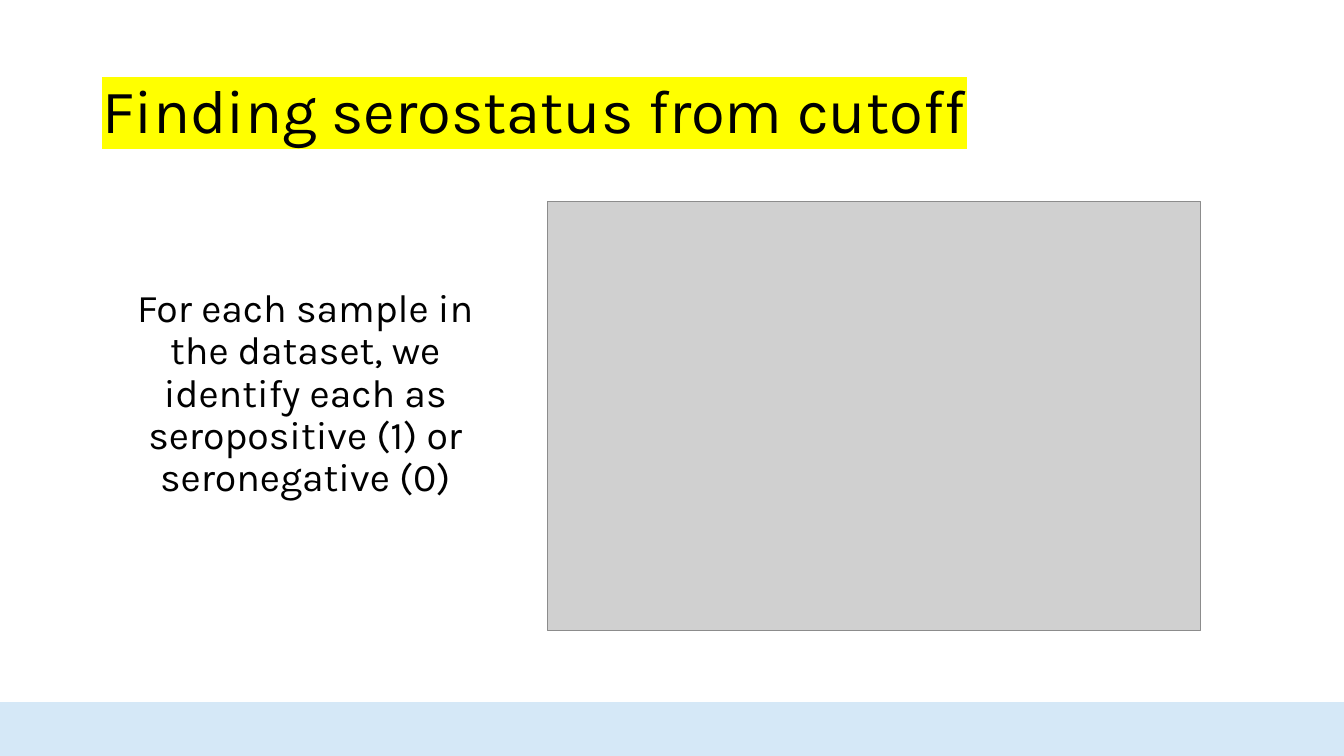
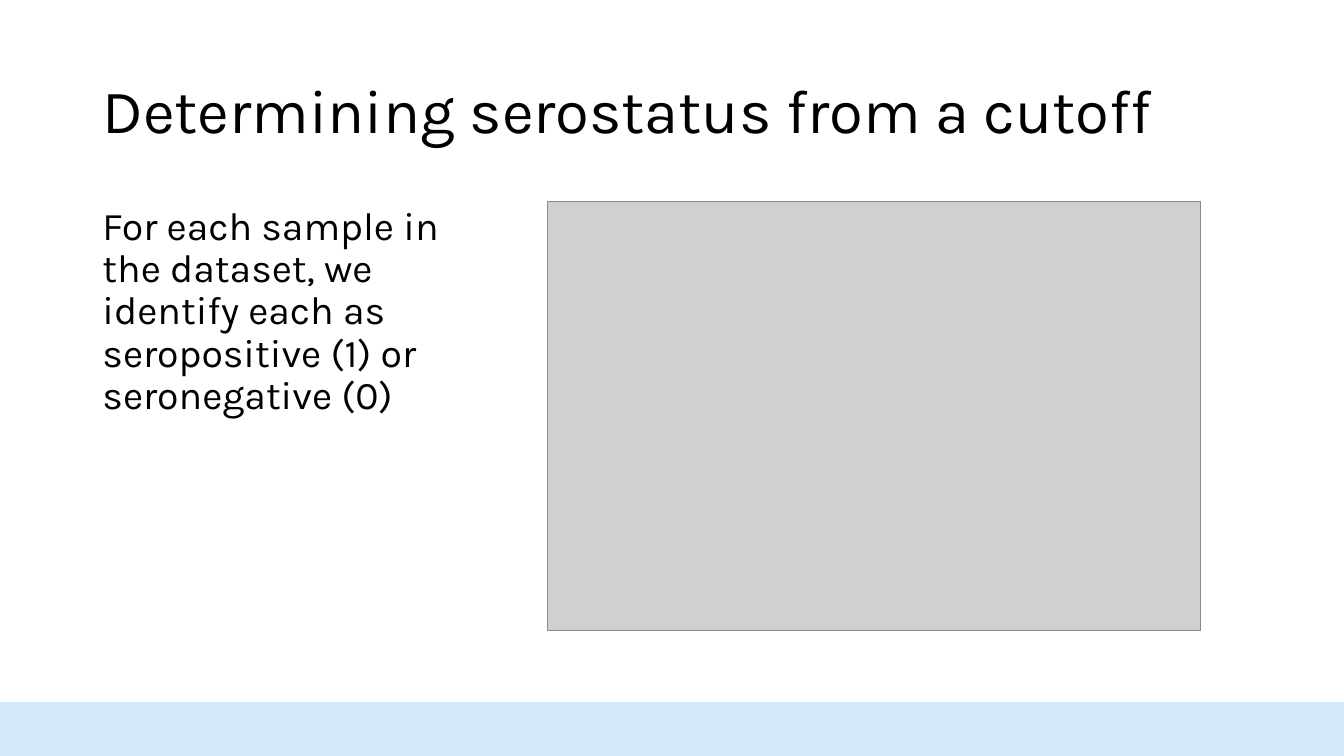
Before and after one commit to HopkinsIDD/seroanalytics_workshop, a slide deck: slide 14 of Lecture 3/Lecture 3 draft v2.pptx. Drawn at 1344x756 pixels with LibreOffice and Linux fonts; fonts in the diff are those of the drawing; grey boxes stand for pictures; background and template pictures are left out. Boxes give left, top, right and bottom in pixels: in the first picture for what was removed or moved away, otherwise in the second. Text is boxed around its words. In the diff, an @@ line names an element or a change of style, - is before the commit and + after.

```diff
--- a/Lecture 3/Lecture 3 draft v2.pptx
+++ b/Lecture 3/Lecture 3 draft v2.pptx
@@ title at [102,90,1152,148]: text changed @@
-Finding serostatus from cutoff
+Determining serostatus from a cutoff
@@ text "For each sample in the ...": place and size @@
-text "For each sample in the ..." at [137,295,473,501]
+text "For each sample in the ..." at [102,213,438,419]
@@ text "For each sample in the ..." at [102,213,438,419]: alignment centre to left @@
```
Also in this commit, not shown: 23 other slides changed, 1 slide added, 2 other files.
